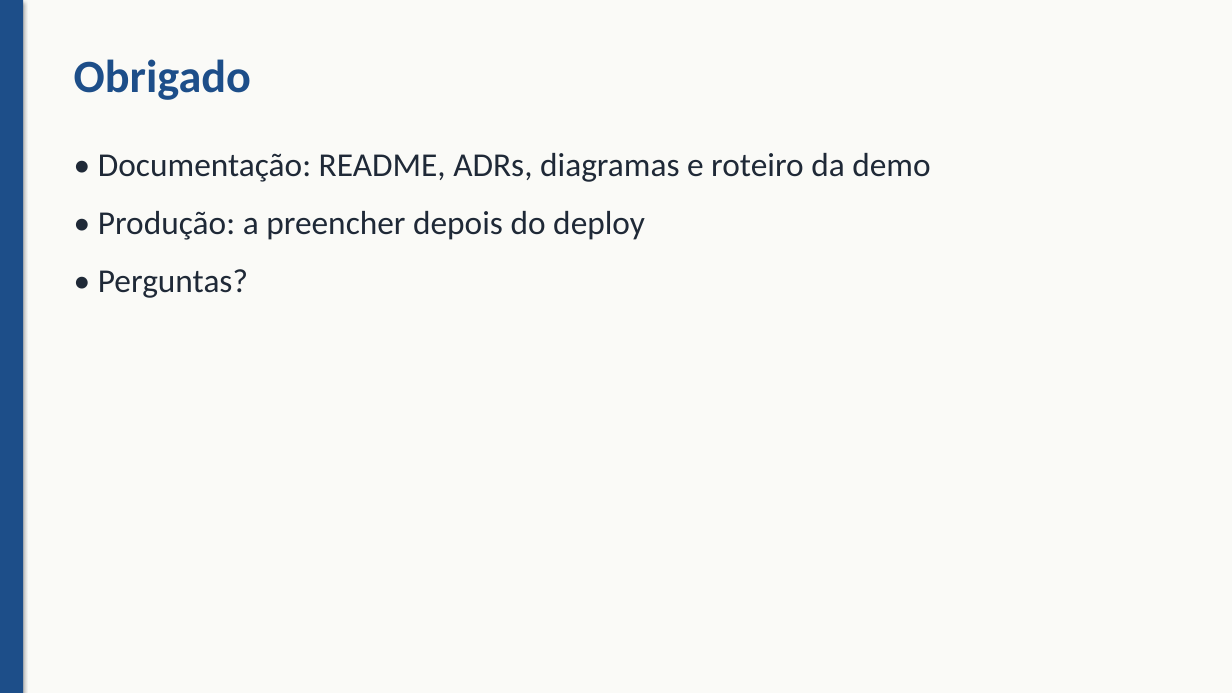
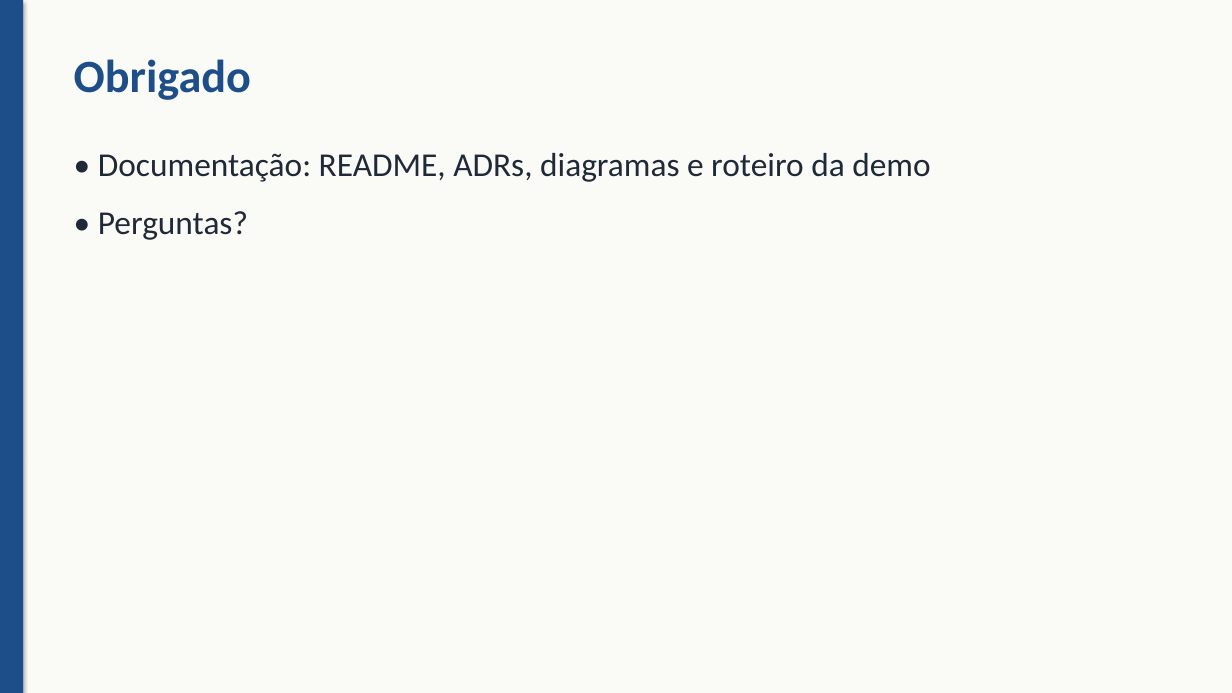
Before and after one commit to OcimarSchroederJR/delivery-financeiro, a slide deck: slide 14 of docs/apresentacao/apresentacao.pptx (slide 15 before the commit). Drawn at 1232x693 pixels with LibreOffice and Linux fonts; fonts in the diff are those of the drawing. Boxes give left, top, right and bottom in pixels: in the first picture for what was removed or moved away, otherwise in the second. Text is boxed around its words. In the diff, an @@ line names an element or a change of style, - is before the commit and + after.

Commit message:
docs(apresentacao): simplifica as decisões e remove a demonstração
Decisões em linguagem simples, sem perder o porquê de cada escolha. 'O que ficou de fora' explica cada tecnologia em uma linha. Remove o slide de Demonstração e as linhas de produção a preencher depois do deploy.

```diff
--- a/docs/apresentacao/apresentacao.pptx
+++ b/docs/apresentacao/apresentacao.pptx
@@ text at [98, 211, 645, 240]: paragraph removed @@
-• Produção: a preencher depois do deploy
```
Also in this commit, not shown: 6 other slides changed, 1 slide removed.
